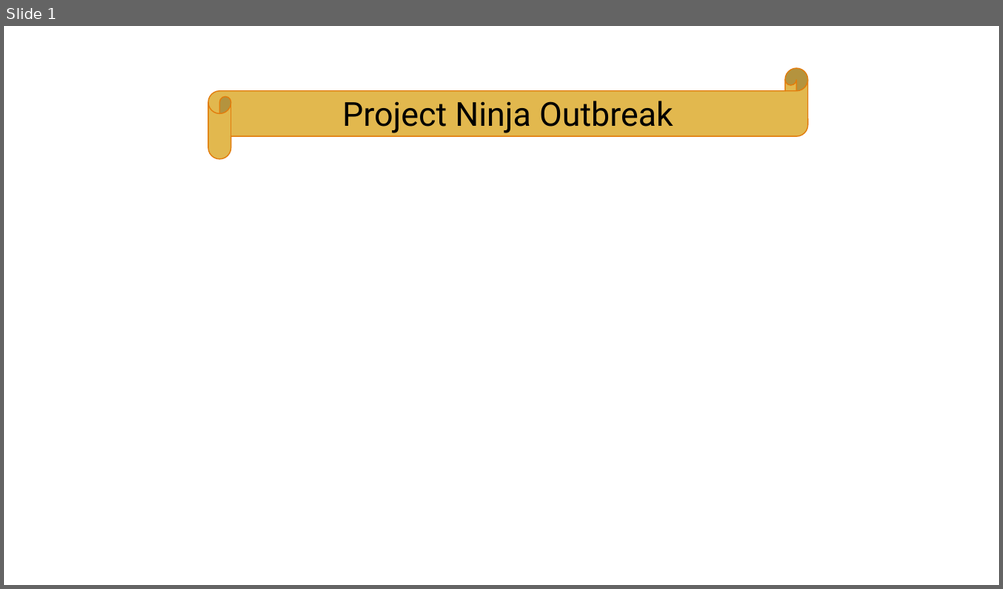
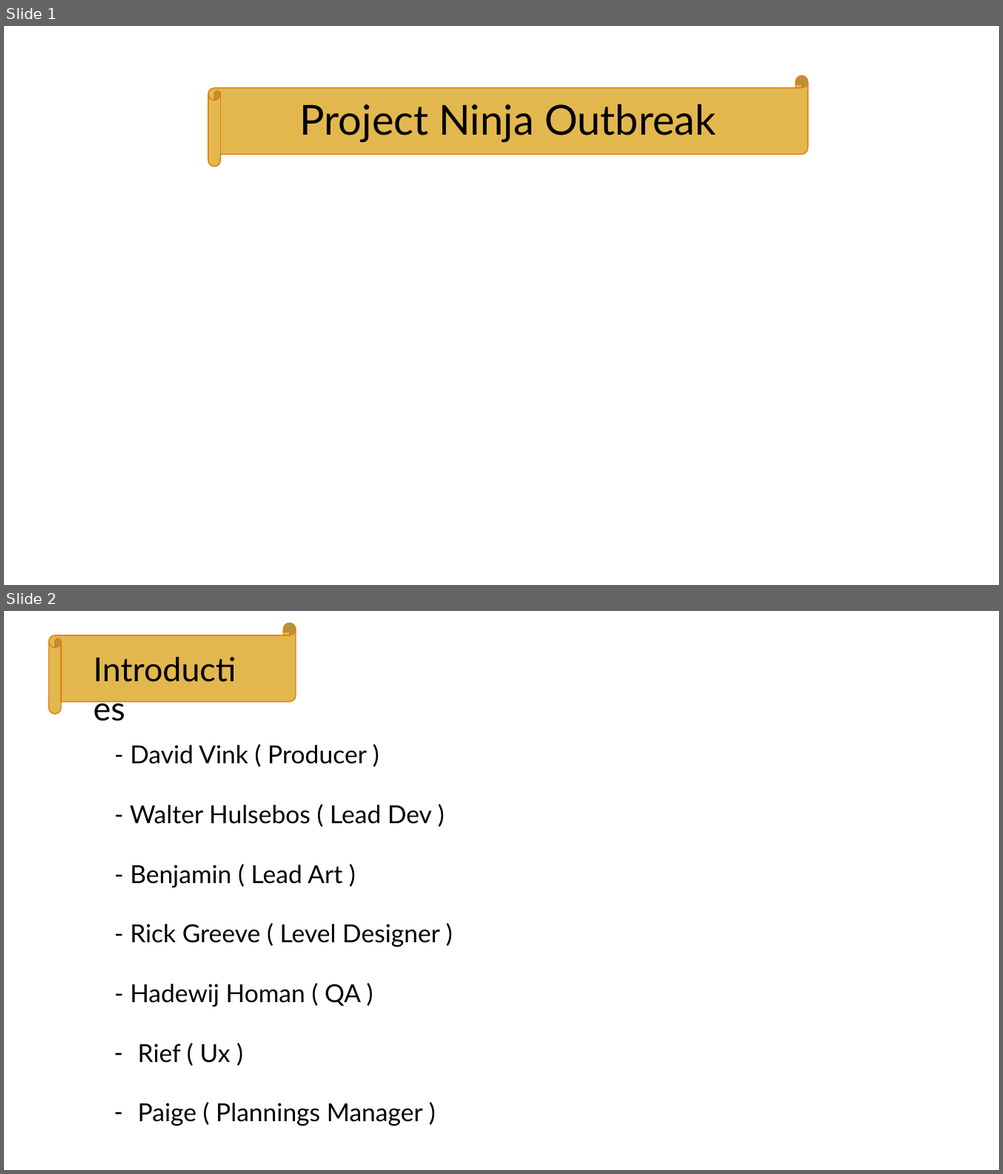
Before and after one commit to Sepi-Florez/Project-Ninja-Outbreak, a slide deck: Presentatie/NinjaOutbreak.pptx. Shown one above the other, each under a label of ours: slide 1 before the commit, slides 1 and 2 after it. The pictures are 1003x589 and 1003x1174 pixels, drawn with LibreOffice and Linux fonts; fonts in the diff are those of the drawing. Boxes give left, top, right and bottom in pixels: in the first picture for what was removed or moved away, otherwise in the second. Text is boxed around its words. In the diff, an @@ line names an element or a change of style, - is before the commit and + after.

```diff
--- a/Presentatie/NinjaOutbreak.pptx
+++ b/Presentatie/NinjaOutbreak.pptx
@@ slide 2 added at bbox=[4, 611, 999, 1170], background #FFFFFF @@
@@ horizontal scroll added at bbox=[48, 623, 296, 714], fill #E2B84E, outline #E27C0C 1 pt @@
@@ text added at bbox=[86, 644, 259, 692], 32 pt, text #000000 @@
+Introducties
@@ text added at bbox=[130, 745, 440, 1126], 24 pt, text #000000 @@
+- David Vink ( Producer )
+- Walter Hulsebos ( Lead Dev )
+- Benjamin ( Lead Art )
+- Rick Greeve ( Level Designer )
+- Hadewij Homan ( QA )
+– Rief ( Ux )
+– Paige ( Plannings Manager )
@@ slide 1 changed as well @@
@@ horizontal scroll: place and size @@
-horizontal scroll at bbox=[208, 68, 808, 159]
+horizontal scroll at bbox=[208, 76, 808, 167]
@@ horizontal scroll at bbox=[208, 76, 808, 167]: proportions changed @@
@@ text "Project Ninja Outbreak" at bbox=[300, 104, 716, 142]: size 32 to 40 pt, font Roboto to Lato @@
```
Also in this commit, not shown: 7 other slides added.
